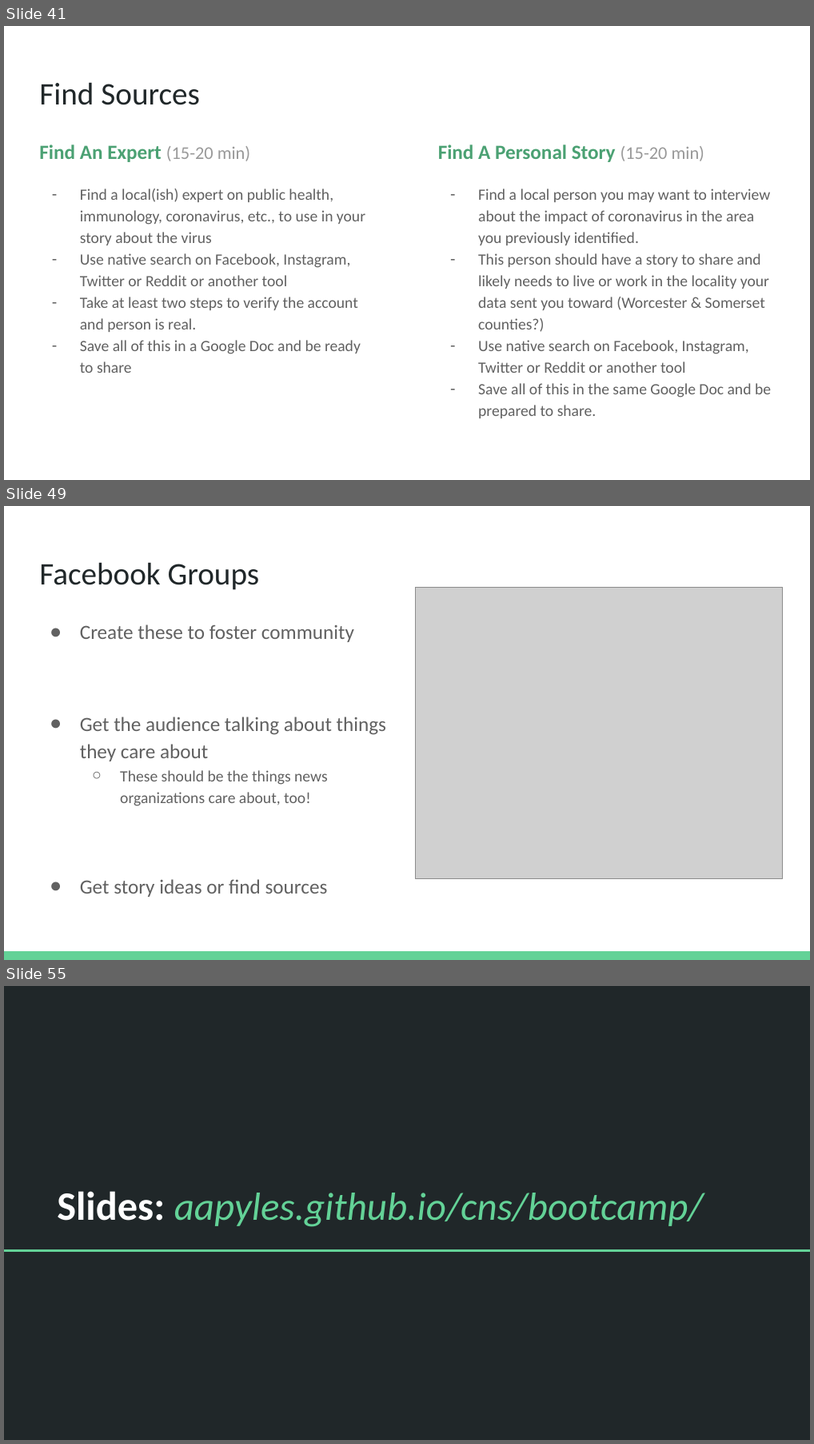
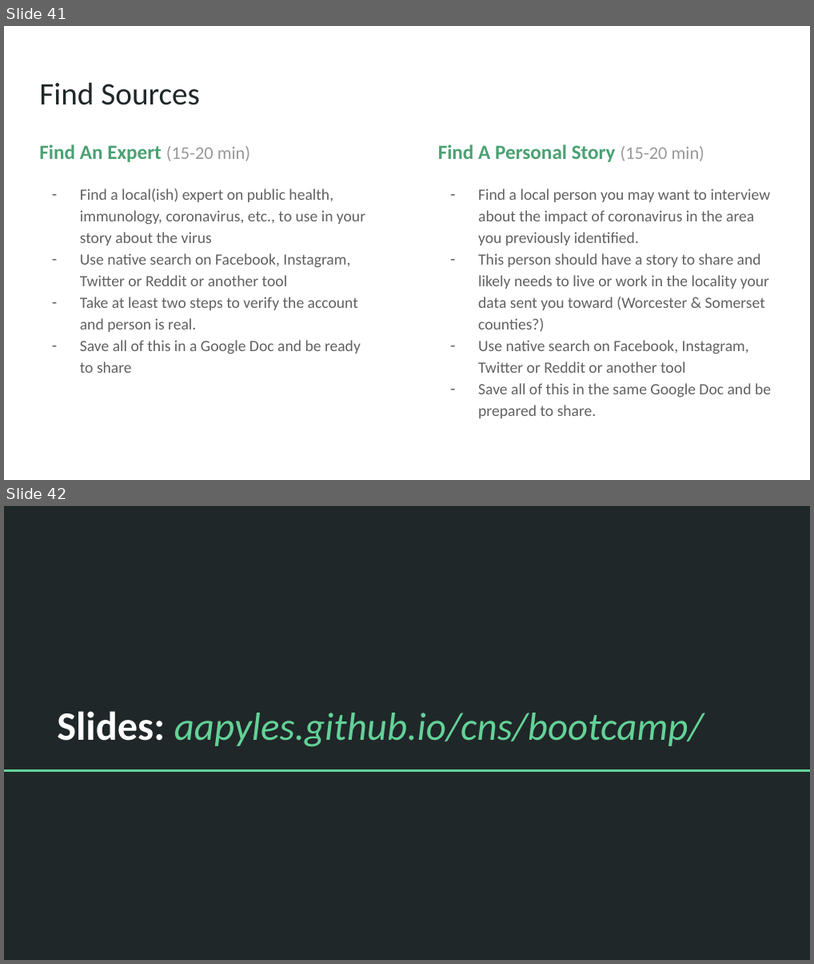
Before and after one commit to aapyles/CNS, a slide deck: bootcamp/storytelling.pptx. Shown one above the other, each under a label of ours: slides 41, 49 and 55 before the commit, slides 41 and 42 after it; the slides between them are not shown. The pictures are 814x1444 and 814x964 pixels, drawn with LibreOffice and Linux fonts; fonts in the diff are those of the drawing; grey boxes stand for pictures. Boxes give left, top, right and bottom in pixels: in the first picture for what was removed or moved away, otherwise in the second. Text is boxed around its words. In the diff, an @@ line names an element or a change of style, - is before the commit and + after.

```diff
--- a/bootcamp/storytelling.pptx
+++ b/bootcamp/storytelling.pptx
@@ slide 49 removed at [4,506,810,960], background #FFFFFF @@
@@ title removed at [39,562,260,590] @@
-Facebook Groups
@@ picture removed at [415,587,783,879] @@
@@ text removed at [80,624,386,896] @@
-● Create these to foster community
-● Get the audience talking about things they care about
-  ○ These should be the things news organizations care about, too!
-● Get story ideas or find sources
@@ rectangle removed at [4,951,810,960] @@
@@ what was slide 55 is now slide 42 @@
```
Also in this commit, not shown: 2 slides changed, 12 other slides removed.
